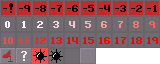
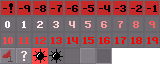
The second w=160, h=64 image is a revision of the first. Changes to its layers:
added layer "Pasted Layer" above "tileset.png" over bbox(96, 48, 112, 64)
